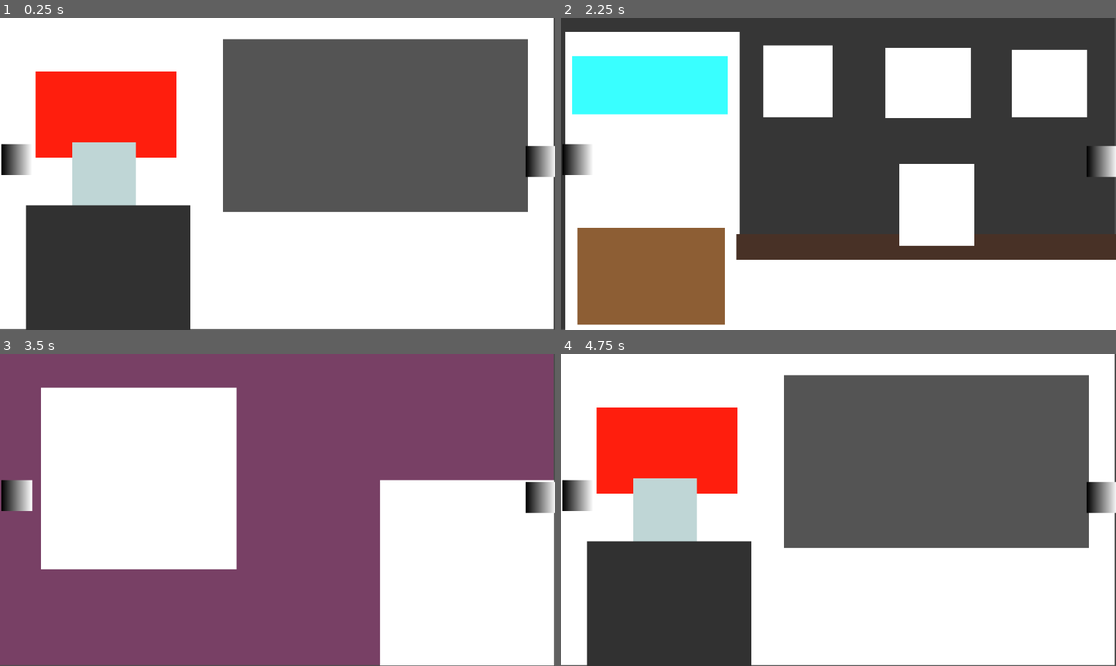
Above: before the commit, frames 1-4 (two rows, left to right).
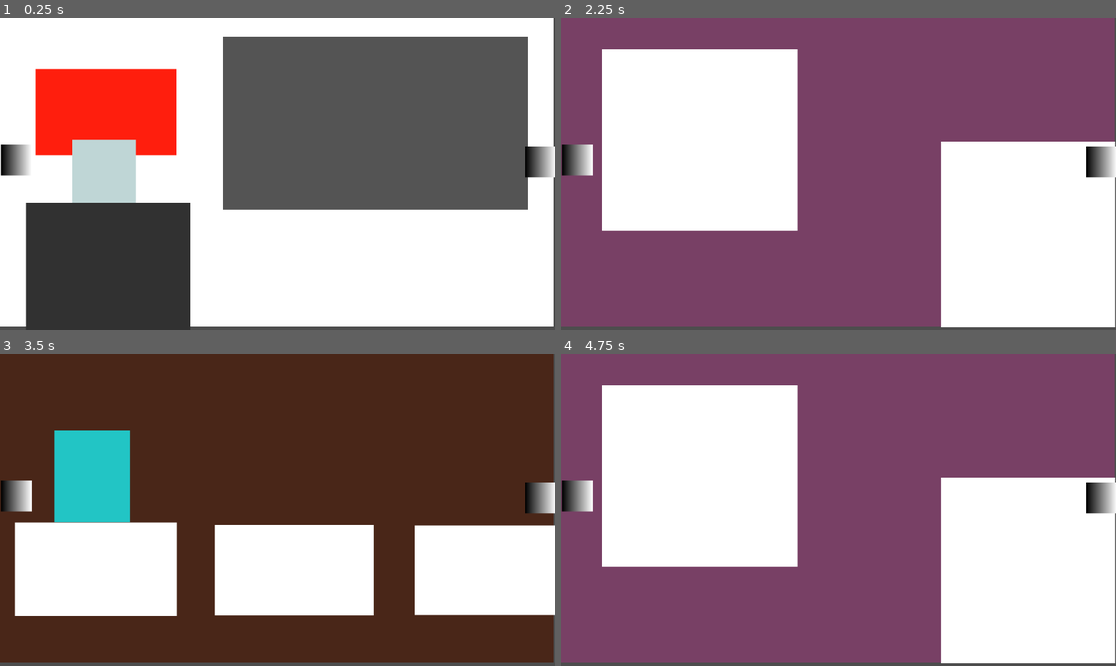
Above: after the commit, the same moments.

Repository: jyoshitanair/escape_room
Game: Godot game, scene res://scenes/main.tscn
Same seed, same stepped clock (60 frames per second), same inputs: the game is played once before the commit and once after it.
Inputs (mouse positions are in pixels of both pictures, inside the frame that each line leads up to; where the layout moved, square brackets give the same spot in the first picture):
- Up to frame 1 (0.25 s): no input
- Up to frame 2 (2.25 s): click (577, 161) [577, 158] at 0.5 s; click (1099, 161) at 1.25 s; tap Enter at 2 s; move the mouse to (960, 158) at 2.02 s; press the mouse at (960, 158) at 2.03 s; hold Right (right, bound only after the commit) from 2.03 s (still down)
- Up to frame 3 (3.5 s): tap Space at 2.75 s; move the mouse to (166, 525) at 2.77 s; release Right (right, bound only after the commit) at 2.78 s; release the mouse at (166, 525) at 2.78 s; hold Down from 2.78 s (still down); click (166, 525) at 2.85 s
- Up to frame 4 (4.75 s): tap Enter at 3.5 s; move the mouse to (894, 441) at 3.52 s; release Down at 3.53 s; press the mouse at (894, 441) at 3.53 s; hold Right (right, bound only after the commit) 3.53-4.28 s; tap Alt at 3.6 s; tap Space at 4.25 s; move the mouse to (810, 572) at 4.27 s; release the mouse at (810, 572) at 4.28 s; hold Up from 4.28 s (still down); tap Shift at 4.35 s; click (810, 572) at 4.55 s

The runs differ from the first frame. In frame 1, 2.3% of the frame differs, in the area x 0-100%, y 6-100%; in frame 2, 79%; in frame 3, 87%, in the area x 0-100%, y 0-100%; in frame 4, 78%.

Commit message:
worked on gettign buttons to work

Diff:
--- a/project.godot
+++ b/project.godot
@@ -14,9 +14,31 @@
 run/main_scene="res://scenes/main.tscn"
 config/features=PackedStringArray("4.6", "GL Compatibility")
 
+[autoload]
+
+Manager="*uid://dbyhyt3c7s3i4"
+
 [editor_plugins]
 
 enabled=PackedStringArray("res://addons/godot_super-wakatime/plugin.cfg")
+
+[input]
+
+left={
+"deadzone": 0.2,
+"events": [Object(InputEventKey,"resource_local_to_scene":false,"resource_name":"","device":-1,"window_id":0,"alt_pressed":false,"shift_pressed":false,"ctrl_pressed":false,"meta_pressed":false,"pressed":false,"keycode":0,"physical_keycode":4194319,"key_label":0,"unicode":0,"location":0,"echo":false,"script":null)
+]
+}
+right={
+"deadzone": 0.2,
+"events": [Object(InputEventKey,"resource_local_to_scene":false,"resource_name":"","device":-1,"window_id":0,"alt_pressed":false,"shift_pressed":false,"ctrl_pressed":false,"meta_pressed":false,"pressed":false,"keycode":0,"physical_keycode":4194321,"key_label":0,"unicode":0,"location":0,"echo":false,"script":null)
+]
+}
+click={
+"deadzone": 0.2,
+"events": [Object(InputEventMouseButton,"resource_local_to_scene":false,"resource_name":"","device":-1,"window_id":0,"alt_pressed":false,"shift_pressed":false,"ctrl_pressed":false,"meta_pressed":false,"button_mask":1,"position":Vector2(327, 20),"global_position":Vector2(336, 68),"factor":1.0,"button_index":1,"canceled":false,"pressed":true,"double_click":false,"script":null)
+]
+}
 
 [physics]
 
--- /dev/null
+++ b/scenes/back_arrow.tscn
@@ -0,0 +1,27 @@
+[gd_scene format=3 uid="uid://d21ahaxpoi7t0"]
+
+[ext_resource type="Script" uid="uid://ddo5t2bwfuocr" path="res://scripts/back_arrow.gd" id="1_gd1ul"]
+
+[sub_resource type="Gradient" id="Gradient_0rlhl"]
+
+[sub_resource type="GradientTexture2D" id="GradientTexture2D_jyvxs"]
+gradient = SubResource("Gradient_0rlhl")
+
+[sub_resource type="Gradient" id="Gradient_wr3d2"]
+colors = PackedColorArray(0.7607843, 0, 0, 1, 1, 1, 1, 1)
+
+[sub_resource type="GradientTexture2D" id="GradientTexture2D_gd1ul"]
+gradient = SubResource("Gradient_wr3d2")
+
+[node name="back_arrow" type="Node2D" unique_id=803751473]
+script = ExtResource("1_gd1ul")
+
+[node name="back" type="TextureButton" parent="." unique_id=1369355948]
+offset_left = 554.0
+offset_top = 576.0
+offset_right = 618.0
+offset_bottom = 640.0
+texture_normal = SubResource("GradientTexture2D_jyvxs")
+texture_pressed = SubResource("GradientTexture2D_gd1ul")
+
+[connection signal="pressed" from="back" to="." method="_on_back_pressed"]
--- /dev/null
+++ b/scenes/dialog_box.tscn
@@ -0,0 +1,13 @@
+[gd_scene format=3 uid="uid://dedpkfy5mi3wm"]
+
+[node name="dialog_box" type="Node2D" unique_id=588437428]
+
+[node name="Panel" type="Panel" parent="." unique_id=1149774971]
+offset_top = 511.0
+offset_right = 1156.0
+offset_bottom = 649.0
+
+[node name="RichTextLabel" type="RichTextLabel" parent="Panel" unique_id=728341155]
+layout_mode = 0
+offset_right = 710.0
+offset_bottom = 282.0
--- a/scenes/main.tscn
+++ b/scenes/main.tscn
@@ -1,11 +1,41 @@
 [gd_scene format=3 uid="uid://c47e2lysv7f5y"]
 
-[ext_resource type="PackedScene" uid="uid://bp0bvyvf458xo" path="res://arrows.tscn" id="1_o5qli"]
+[ext_resource type="Script" uid="uid://dstikshx3tyw" path="res://scripts/main.gd" id="1_0wfyh"]
+[ext_resource type="PackedScene" uid="uid://d21ahaxpoi7t0" path="res://scenes/back_arrow.tscn" id="3_sugp2"]
+
+[sub_resource type="Gradient" id="Gradient_sugp2"]
+
+[sub_resource type="GradientTexture2D" id="GradientTexture2D_jyhfs"]
+gradient = SubResource("Gradient_sugp2")
+
+[sub_resource type="Gradient" id="Gradient_tbgi4"]
+colors = PackedColorArray(0.7607843, 0, 0, 1, 1, 1, 1, 1)
+
+[sub_resource type="GradientTexture2D" id="GradientTexture2D_tefeu"]
+gradient = SubResource("Gradient_tbgi4")
 
 [node name="main" type="Node2D" unique_id=986428586]
+script = ExtResource("1_0wfyh")
 
-[node name="cur_room" type="Node2D" parent="." unique_id=487301778]
+[node name="Node" type="Node" parent="." unique_id=213927604]
 
-[node name="arrows" parent="." unique_id=1415237275 instance=ExtResource("1_o5qli")]
-z_index = 1000
-position = Vector2(1, -1)
+[node name="cur_room" type="Node2D" parent="Node" unique_id=487301778]
+
+[node name="camera" type="Camera2D" parent="Node" unique_id=1121434227]
+position = Vector2(574, 322)
+limit_left = 0
+limit_top = 5
+limit_right = 1152
+limit_bottom = 653
+
+[node name="CanvasLayer" type="CanvasLayer" parent="." unique_id=1895423010]
+
+[node name="back_arrow" parent="CanvasLayer" unique_id=803751473 instance=ExtResource("3_sugp2")]
+
+[node name="left" type="TextureButton" parent="CanvasLayer/back_arrow" unique_id=759971675]
+offset_left = 2.0
+offset_top = 263.0
+offset_right = 66.0
+offset_bottom = 327.0
+texture_normal = SubResource("GradientTexture2D_jyhfs")
+texture_pressed = SubResource("GradientTexture2D_tefeu")
--- a/scenes/room_1.tscn
+++ b/scenes/room_1.tscn
@@ -1,7 +1,13 @@
 [gd_scene format=3 uid="uid://bfinkpelck3i1"]
+
+[ext_resource type="Script" uid="uid://c8xja21r37n72" path="res://scripts/room_1.gd" id="1_0tsjr"]
+
+[sub_resource type="RectangleShape2D" id="RectangleShape2D_vu5en"]
+size = Vector2(130.5, 128)
 
 [node name="room1" type="Node2D" unique_id=1359342244]
 z_index = -1
+script = ExtResource("1_0tsjr")
 
 [node name="ColorRect" type="ColorRect" parent="." unique_id=950923231]
 offset_left = -2.0
@@ -40,3 +46,15 @@
 offset_bottom = 389.0
 mouse_filter = 1
 color = Color(0.7500437, 0.83895856, 0.8394371, 1)
+
+[node name="angry_teacher" type="Area2D" parent="." unique_id=1620265853]
+
+[node name="CollisionShape2D" type="CollisionShape2D" parent="angry_teacher" unique_id=643663935]
+position = Vector2(215.25, 323)
+shape = SubResource("RectangleShape2D_vu5en")
+
+[node name="Marker2D" type="Marker2D" parent="." unique_id=1973029227]
+position = Vector2(576, 324)
+
+[connection signal="mouse_entered" from="angry_teacher" to="." method="_on_angry_teacher_mouse_entered"]
+[connection signal="mouse_exited" from="angry_teacher" to="." method="_on_angry_teacher_mouse_exited"]
--- a/scripts/arrows.gd
+++ b/scripts/arrows.gd
@@ -4,21 +4,33 @@
 var index = 1
 var cur_room
 var main
+var camera
 # Called when the node enters the scene tree for the first time.
 func _ready() -> void:
+	camera = get_tree().current_scene.get_node_or_null("Node").get_node_or_null("camera")
 	main =  get_tree().current_scene
-	cur_room = main.get_node("cur_room")
+	if Manager.first_time:
+		cur_room = main.get_node("Node").get_node("cur_room")
+		Manager.first_time = false
+		print("wwrong loop")
+	else:
+		cur_room = get_tree().get_first_node_in_group("room")
 	change_page(1)
 func change_page(room_number:int) -> void:
-	cur_room.queue_free()
+	camera.zoom = Vector2(1.0,1.0)
+	if cur_room:
+		cur_room.queue_free()
 	var path = "res://scenes/room_%d.tscn"%room_number
 	cur_room = load(path).instantiate()
+	cur_room.add_to_group("room")
 	main.add_child.call_deferred(cur_room)
 	main.call_deferred("move_child",cur_room,0)
 # Called every frame. 'delta' is the elapsed time since the previous frame.
-func _process(delta: float) -> void:
-	pass
-
+func _process(_delta: float) -> void:
+	if Input.is_action_just_pressed("left"):
+		_on_left_pressed()
+	if Input.is_action_just_pressed("right"):
+		_on_right_pressed()
 
 func _on_left_pressed() -> void:
 	if index ==1:
--- /dev/null
+++ b/scripts/back_arrow.gd
@@ -0,0 +1,6 @@
+extends Node2D
+var cur_room
+
+func _on_back_pressed() -> void:
+	cur_room._return_to_main()
+	get_tree().current_scene._show_arrows()
--- /dev/null
+++ b/scripts/main.gd
@@ -0,0 +1,28 @@
+extends Node2D
+@onready var canvas_layer: CanvasLayer = $CanvasLayer
+var current
+# Called when the node enters the scene tree for the first time.
+func _ready() -> void:
+	Manager.hide_arrows.connect(_on_hide_arrows)
+	_show_arrows()
+func _on_hide_arrows(room_name)-> void:
+	print(room_name)
+	print("delete arrow")
+	var arrows = get_tree().current_scene.get_node_or_null("CanvasLayer/arrows")
+	if arrows:
+		arrows.queue_free()
+	var path = "res://scenes/back_arrow.tscn"
+	current = load(path).instantiate()
+	canvas_layer.add_child.call_deferred(current)
+	call_deferred("_pt2",room_name)
+func _pt2(room_name) -> void:
+	var back_arrow = get_tree().current_scene.get_node("CanvasLayer/back_arrow")
+	back_arrow.cur_room = room_name
+func _show_arrows() -> void:
+	print("delete back arrow")
+	var back_arrow = get_tree().current_scene.get_node_or_null("CanvasLayer/back_arrow")
+	if back_arrow:
+		back_arrow.queue_free()
+	var path = "res://scenes/arrows.tscn"
+	current = load(path).instantiate()
+	canvas_layer.add_child.call_deferred(current)
--- /dev/null
+++ b/scripts/manager.gd
@@ -0,0 +1,3 @@
+extends Node
+signal hide_arrows
+var first_time = false
--- /dev/null
+++ b/scripts/room_1.gd
@@ -0,0 +1,31 @@
+extends Node2D
+var camera
+@export var target = 1
+#ONREADYS
+@onready var angry_teacher: CollisionShape2D = $angry_teacher/CollisionShape2D
+@onready var center: Marker2D = $Marker2D
+#STATES
+var on_teacher = false
+var can_click = true
+# Called when the node enters the scene tree for the first time.
+func _ready() -> void:
+	camera = get_tree().current_scene.get_node_or_null("Node").get_node_or_null("camera")
+	_return_to_main()
+# Called every frame. 'delta' is the elapsed time since the previous frame.
+func _process(delta: float) -> void:
+	camera.position = camera.position.lerp(target.position,delta*3)
+func _input(event):
+	if event.is_action_pressed("click"):
+		if on_teacher and can_click:
+			print("hi")
+			target = angry_teacher
+			camera.zoom = Vector2(1.7,1.7)
+			Manager.emit_signal("hide_arrows",self)
+			can_click = false
+func _on_angry_teacher_mouse_entered() -> void:
+	on_teacher = true
+func _on_angry_teacher_mouse_exited() -> void:
+	on_teacher = false
+func _return_to_main() -> void:
+	target = center
+	camera.zoom = Vector2(1.0,1.0)
Renamed: arrows.tscn -> scenes/arrows.tscn
Not shown, added: scripts/back_arrow.gd.uid
Not shown, added: scripts/main.gd.uid
Not shown, added: scripts/manager.gd.uid
Not shown, added: scripts/room_1.gd.uid
